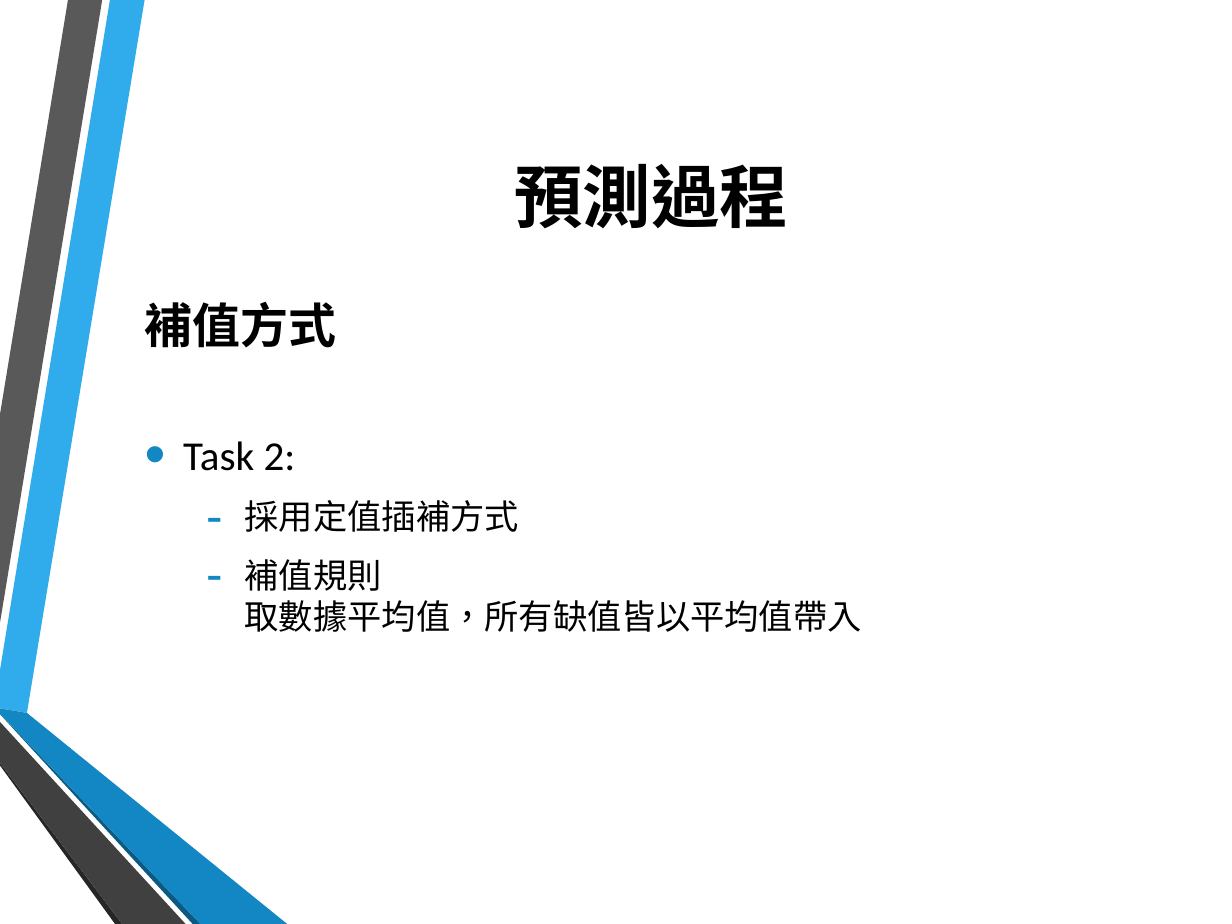
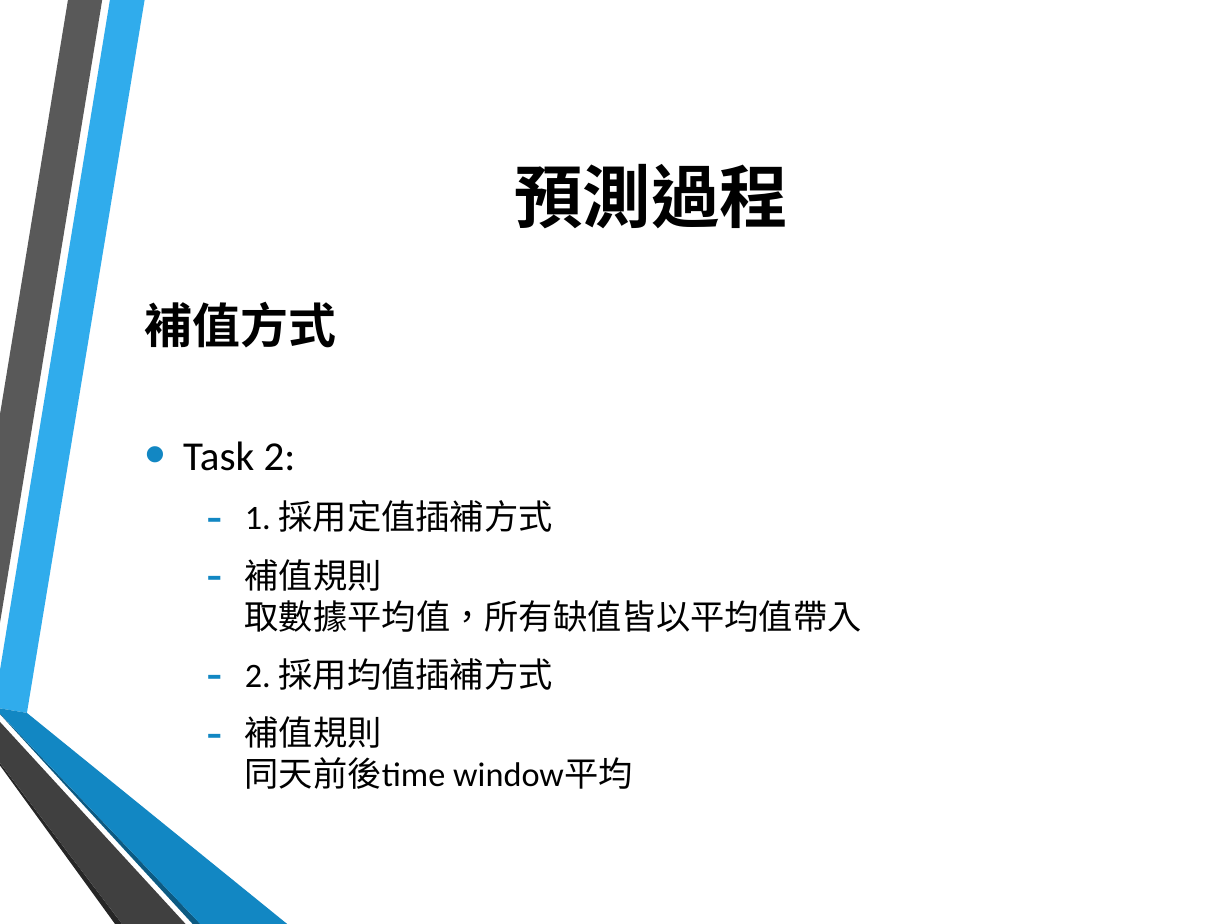
Before and after one commit to vincentHelloTK1/106-NN-homework2, a slide deck: slide 7 of B10230208/KDD期末成果報告.pptx. Drawn at 1232x924 pixels with LibreOffice and Linux fonts; fonts in the diff are those of the drawing; background and template pictures are left out. Boxes give left, top, right and bottom in pixels: in the first picture for what was removed or moved away, otherwise in the second. Text is boxed around its words. In the diff, an @@ line names an element or a change of style, - is before the commit and + after.

```diff
--- a/B10230208/KDD期末成果報告.pptx
+++ b/B10230208/KDD期末成果報告.pptx
@@ text at <box>245,500,553,532</box>: text changed @@
-  ‐ 採用定值插補方式
+  ‐ 1. 採用定值插補方式
@@ text at <box>245,658,632,789</box>: paragraphs added @@
+  ‐ 2. 採用均值插補方式
+  ‐ 補值規則
+    同天前後time window平均
```
Also in this commit, not shown: 2 other slides changed, 1 slide added.
